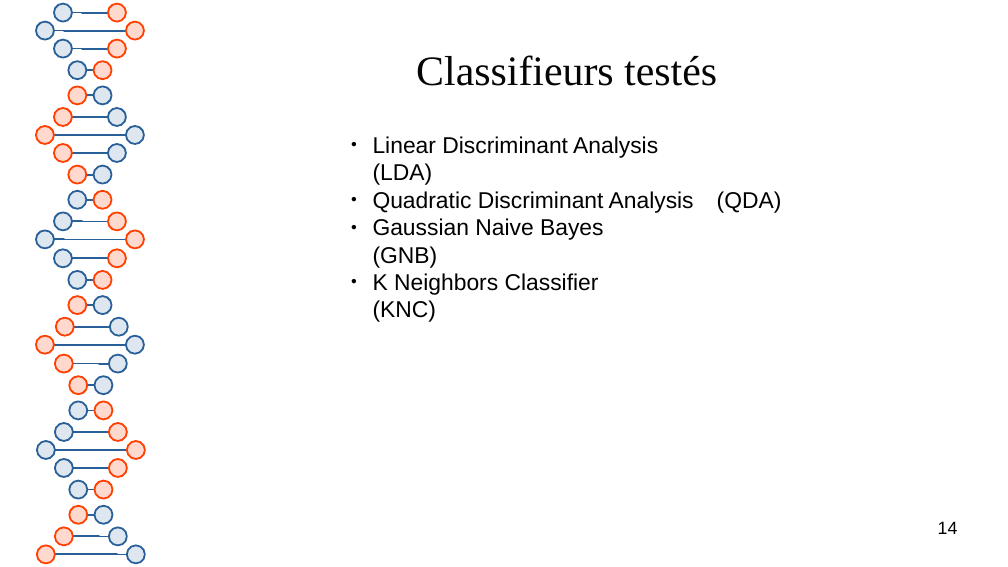
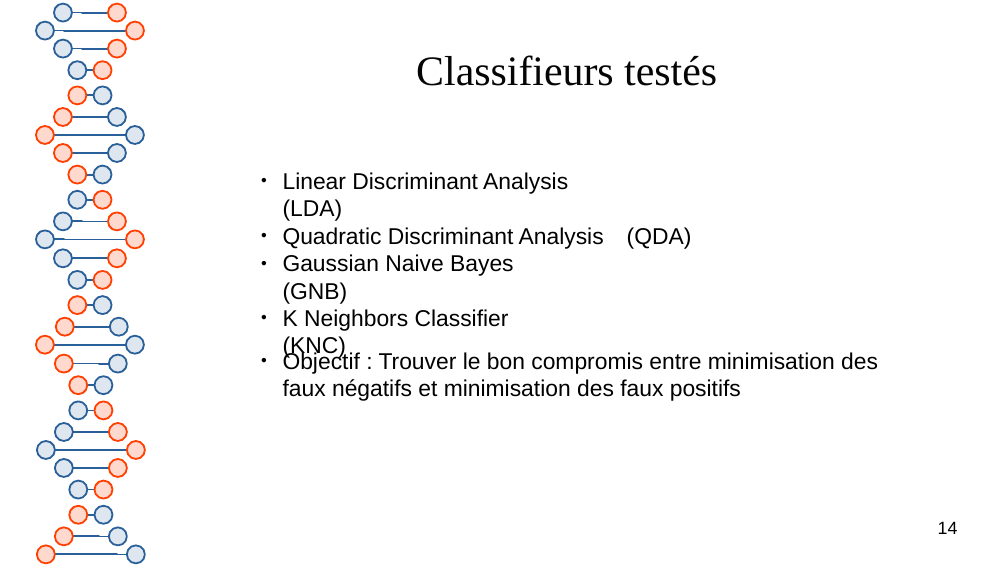
Before and after one commit to Polytech-E2I/data-processing, a slide deck: slide 14 of Projet1/report.odp. Drawn at 1008x567 pixels with LibreOffice and Linux fonts; fonts in the diff are those of the drawing. Boxes give left, top, right and bottom in pixels: in the first picture for what was removed or moved away, otherwise in the second. Text is boxed around its words. In the diff, an @@ line names an element or a change of style, - is before the commit and + after.

```diff
--- a/Projet1/report.odp
+++ b/Projet1/report.odp
@@ text "Linear Discriminant Analysis (LDA)" rewrapped from (373, 136, 694, 322) to (283, 172, 692, 359) @@
@@ text added at (283, 351, 878, 401), 18 pt, text #000000 @@
+● Objectif : Trouver le bon compromis entre minimisation des faux négatifs et minimisation des faux positifs
```
Also in this commit, not shown: 1 other slide changed, 6 slides added, 3 other files.
